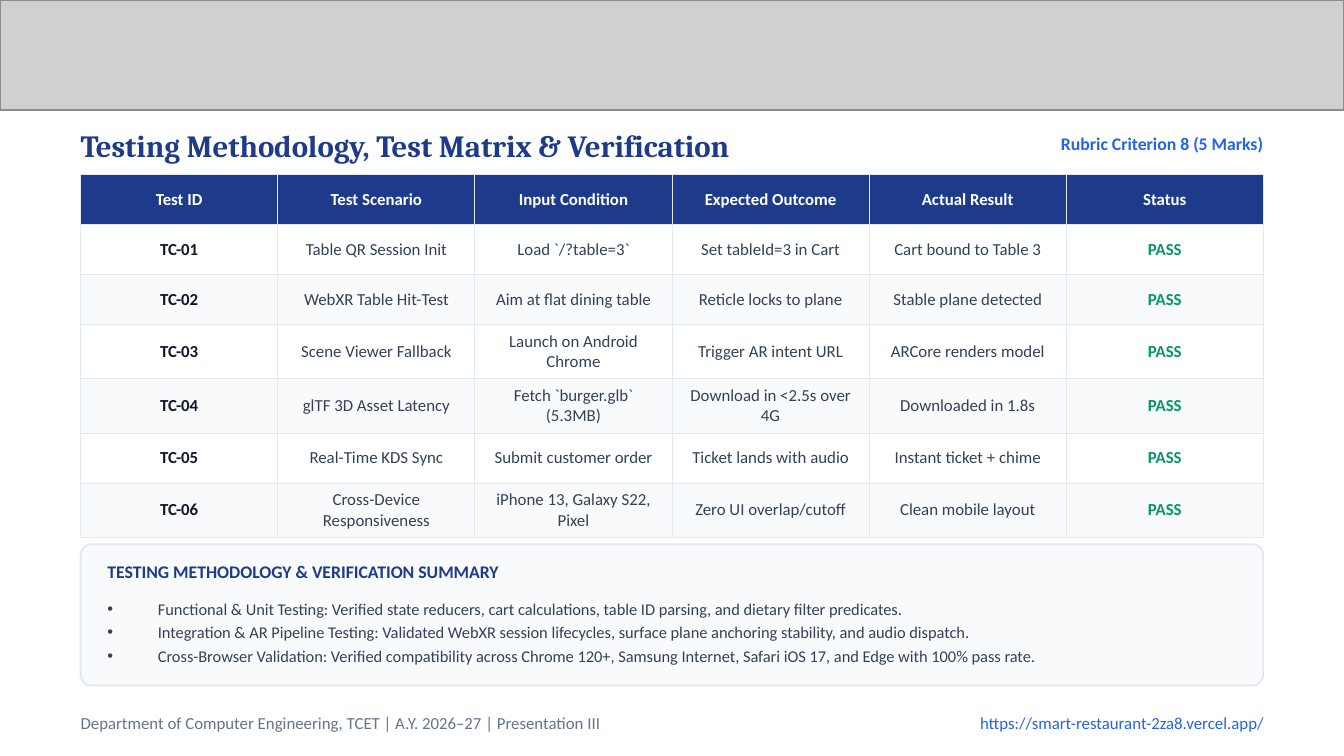
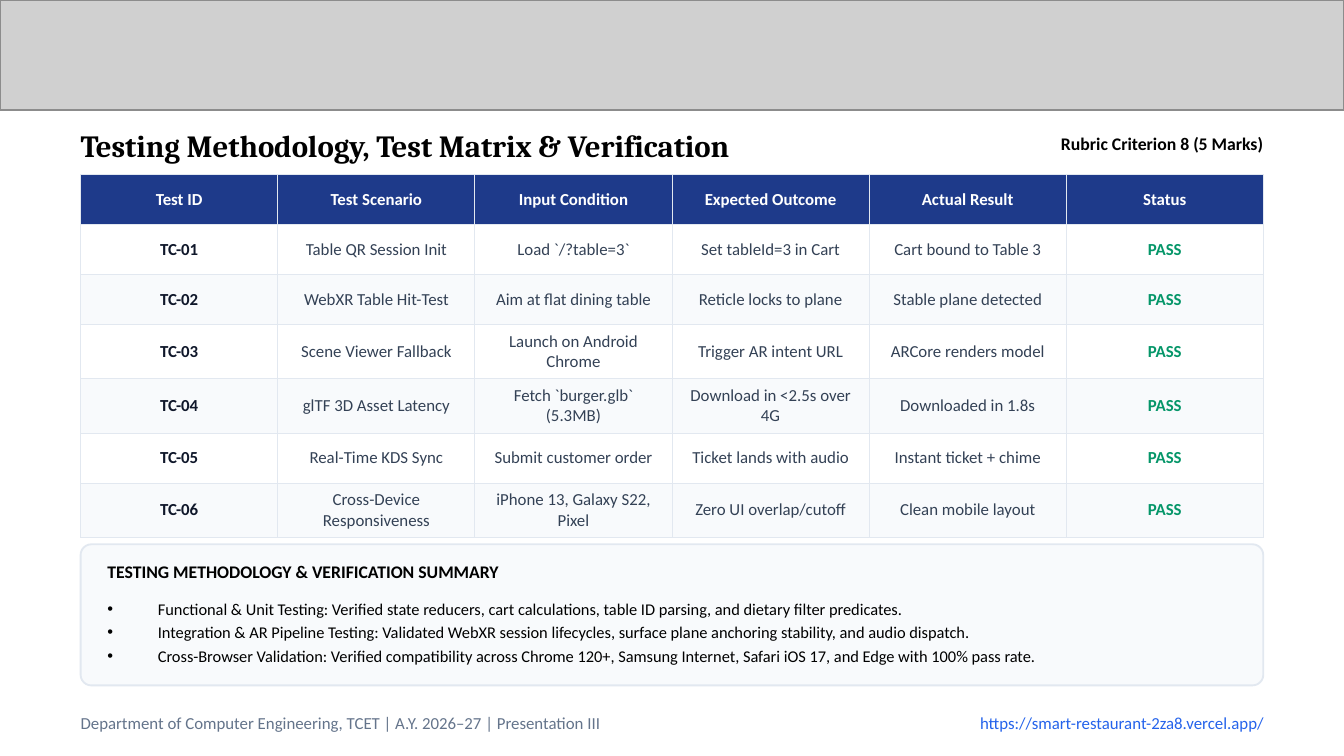
Before and after one commit to MANAV0060/Smart-Restaurant, a slide deck: slide 15 of Smart_Restaurant_Presentation_III.pptx. Drawn at 1344x756 pixels with LibreOffice and Linux fonts; fonts in the diff are those of the drawing; grey boxes stand for pictures. Boxes give left, top, right and bottom in pixels: in the first picture for what was removed or moved away, otherwise in the second. Text is boxed around its words. In the diff, an @@ line names an element or a change of style, - is before the commit and + after.

```diff
--- a/Smart_Restaurant_Presentation_III.pptx
+++ b/Smart_Restaurant_Presentation_III.pptx
@@ text "Testing Methodology, Test Matrix & ..." at <box>81,135,729,164</box>: text colour #1E3A8A to #000000 @@
@@ text "Rubric Criterion 8 (5 Marks)" at <box>1061,137,1263,153</box>: text colour #2563EB to #000000 @@
@@ text "TESTING METHODOLOGY & VERIFICATION SUMMARY" at <box>107,566,498,578</box>: text colour #1E3A8A to #000000 @@
@@ text "Functional & Unit Testing: Verified ..." at <box>158,603,1036,665</box>: text colour #334155 to #000000 @@
```
Also in this commit, not shown: 19 other slides changed, 2 other files.
